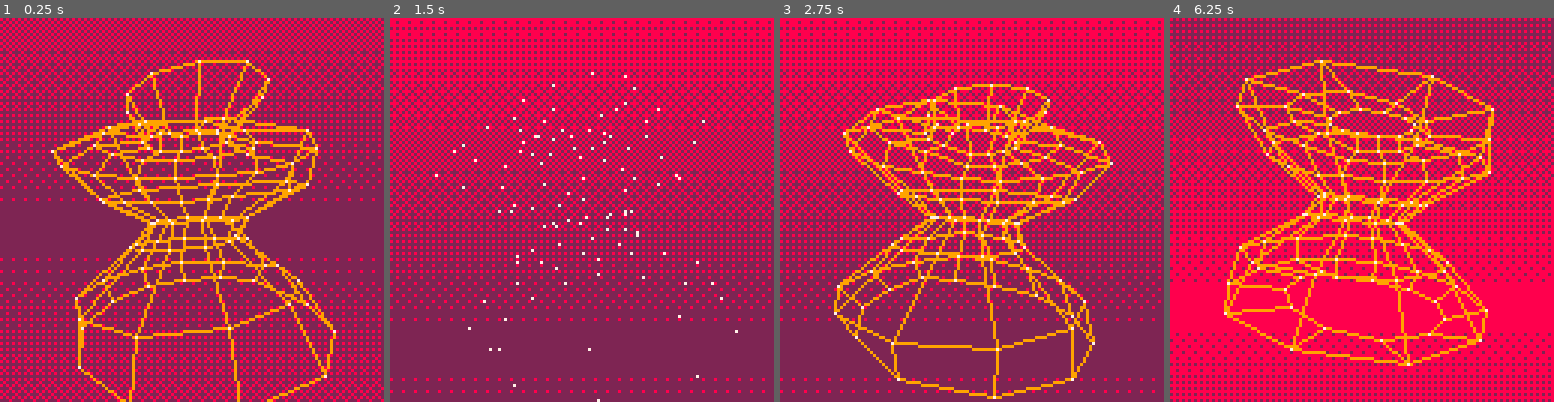
Above: before the commit, frames 1-4 (left to right).
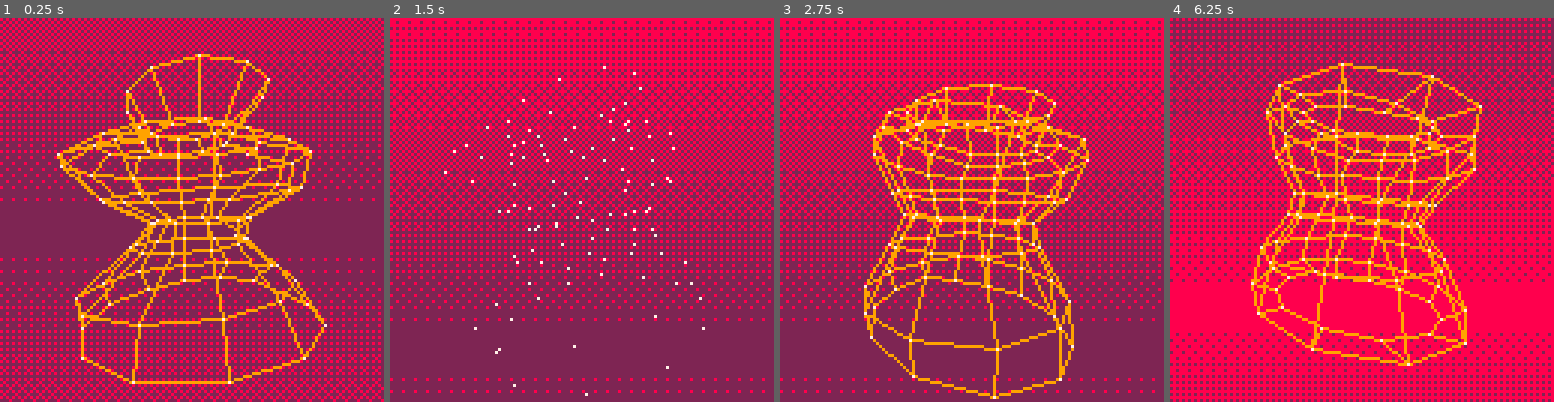
Above: after the commit, the same moments.

Repository: xavier/pico8
Game: PICO-8 cartridge srol.p8
Two runs of this game, one before a commit and one after it. Both use one fixed random seed, a clock stepped at 60 frames per second and the inputs below.
Inputs:
- Up to frame 1 (0.25 s): no input
- Up to frame 2 (1.5 s): tap O (Z key) at 0.33, 0.7, 1.43 s; tap X (X key) at 1.07 s
- Up to frame 3 (2.75 s): hold Left 1.97-2.37 s; tap X (X key) at 2.07, 2.4, 2.73 s; tap O (Z key) at 2.22 s
- Up to frame 4 (6.25 s): hold Right 2.87-3.53 s; tap X (X key) every 0.33 s from 3.07 to 6.07 s; tap O (Z key) every 0.88 s from 3.1 to 5.75 s; hold Right 4.13-4.53 s; hold Left 5.13-5.8 s; hold Left from 6.23 s (still down)

The runs differ from the first frame. In frame 1, 11% of the frame differs, in the area x 13-88%, y 9-100%; in frame 2, 1.0%; in frame 3, 11%; in frame 4, 12%, in the area x 14-85%, y 10-90%.

Commit message:
Experiment with cylinder

Diff:
--- a/srol.p8
+++ b/srol.p8
@@ -248,9 +248,16 @@
 
  for i=0,(nv-1) do
   local y = (0.5-i*(1/nv)) * s[2]
+  if false and (i == 0 or i == (nv-1)) then
+   sx = 0.5
+   sz = 0.5
+  else
+   sx = s[1]
+   sz = s[3]
+  end
   for j=0,(nh-1) do
    local a = j * (1/nh)
-   add(mesh.vertices, {cos(a)*s[1], y, sin(a)*s[3]})
+   add(mesh.vertices, {cos(a)*sx, y, sin(a)*sz})
    add(mesh.points, {x=0, y=0})
   end
  end
@@ -481,7 +488,7 @@
   local warp = {
    1+.5*wavelet,
    1+0.25*wavelet,
-   1+.5*wavelet
+   1+.2*wavelet
   }
   return addv(
    rotatev_z(
